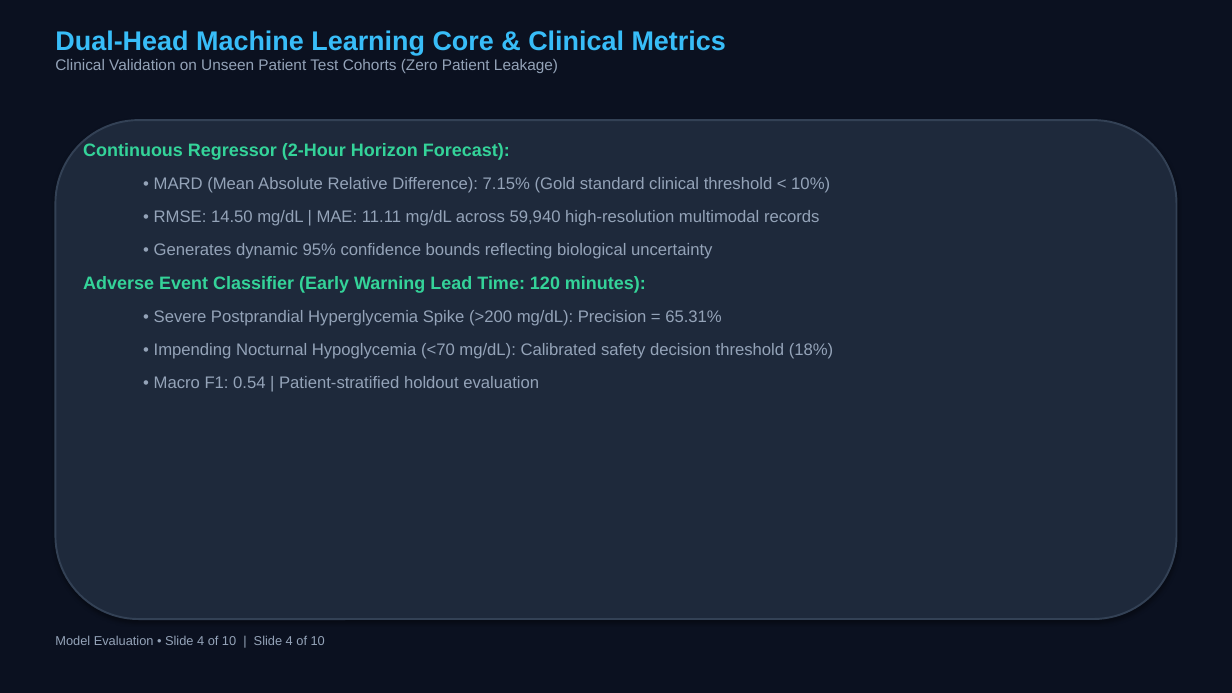
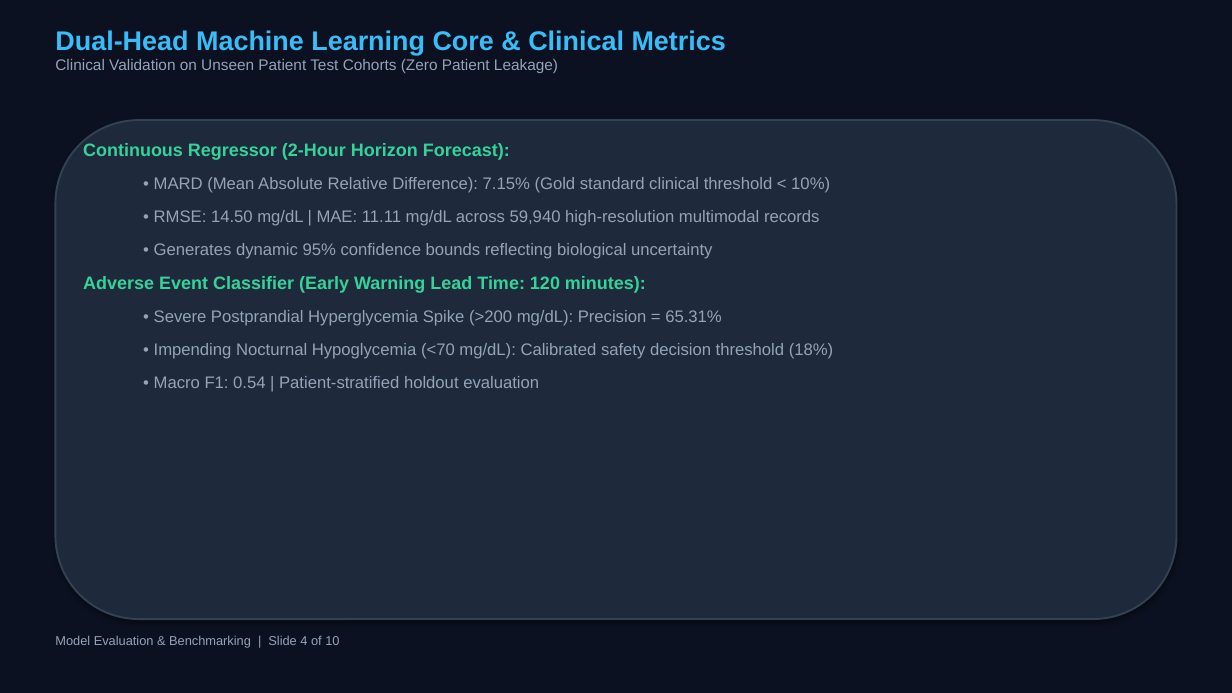
Before and after one commit to riyasojitra27-ux/GlycoTwin-AI, a slide deck: slide 4 of presentation/GLYCOTWIN_PRESENTATION.pptx. Drawn at 1232x693 pixels with LibreOffice and Linux fonts; fonts in the diff are those of the drawing. Boxes give left, top, right and bottom in pixels: in the first picture for what was removed or moved away, otherwise in the second. Text is boxed around its words. In the diff, an @@ line names an element or a change of style, - is before the commit and + after.

```diff
--- a/presentation/GLYCOTWIN_PRESENTATION.pptx
+++ b/presentation/GLYCOTWIN_PRESENTATION.pptx
@@ text at (55, 635, 339, 648): text changed @@
-Model Evaluation • Slide 4 of 10 | Slide 4 of 10
+Model Evaluation & Benchmarking | Slide 4 of 10
```
Also in this commit, not shown: 8 other slides changed, 3 other files.
